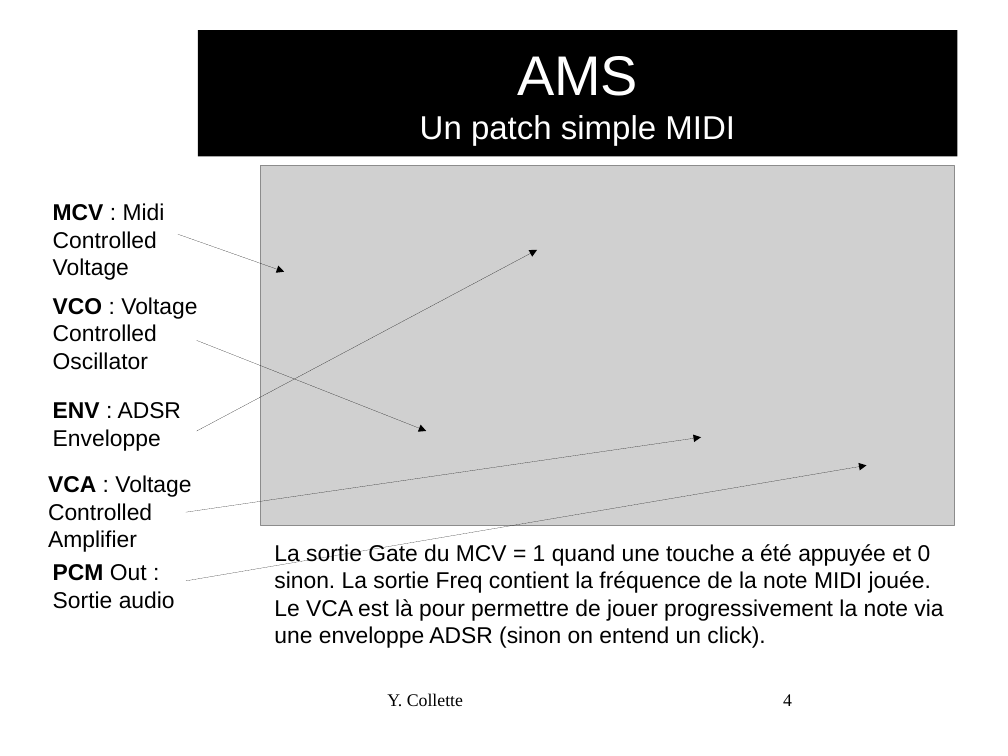
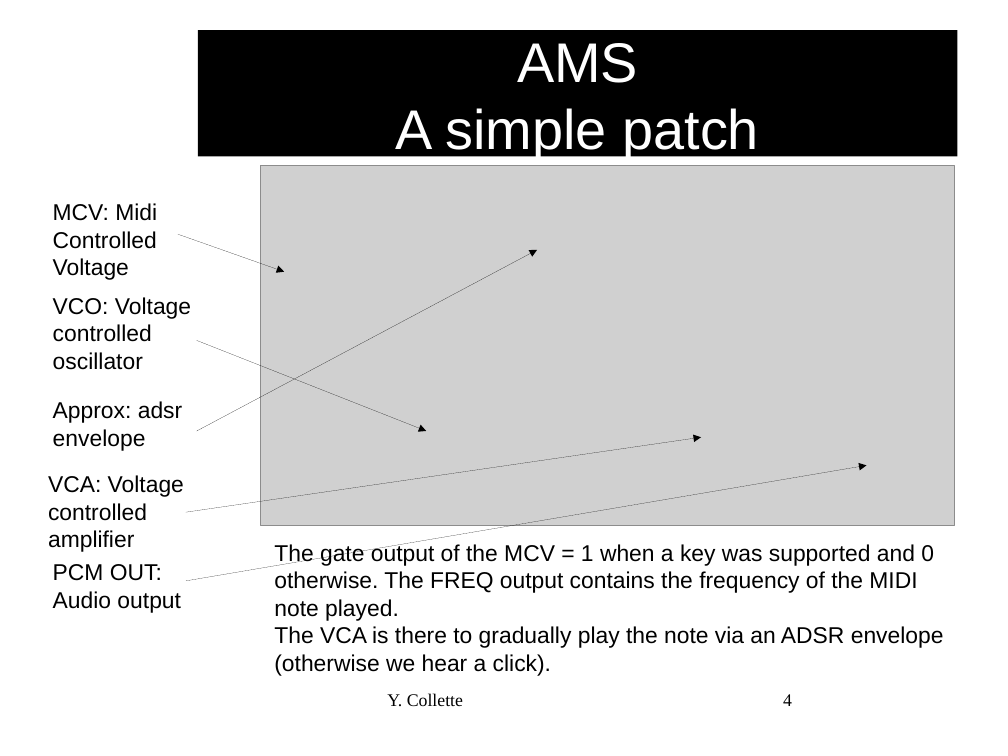
Before and after one commit to audinux/audinux.github.io, a slide deck: slide 4 of workshop/audio/AMS.odp. Drawn at 1008x756 pixels with LibreOffice and Linux fonts; fonts in the diff are those of the drawing; grey boxes stand for pictures; background and template pictures are left out. Boxes give left, top, right and bottom in pixels: in the first picture for what was removed or moved away, otherwise in the second. Text is boxed around its words. In the diff, an @@ line names an element or a change of style, - is before the commit and + after.

```diff
--- a/workshop/audio/AMS.odp
+++ b/workshop/audio/AMS.odp
@@ title at <box>396,43,759,159</box>: text changed; size 26 to 44 pt @@
-AMS
-Un patch simple MIDI
+AMS
+A simple patch
@@ text at <box>53,203,157,280</box>: spaces changed @@
-MCV : Midi Controlled Voltage
+MCV: Midi Controlled Voltage
@@ text at <box>53,297,191,370</box>: text changed @@
-VCO : Voltage Controlled Oscillator
+VCO: Voltage controlled oscillator
@@ text at <box>53,401,182,451</box>: text changed @@
-ENV : ADSR Enveloppe
+Approx: adsr envelope
@@ text at <box>48,475,184,552</box>: text changed @@
-VCA : Voltage Controlled Amplifier
+VCA: Voltage controlled amplifier
@@ text at <box>53,564,181,613</box>: text changed @@
-PCM Out : Sortie audio
+PCM OUT: Audio output
@@ text at <box>274,543,944,676</box>: text changed @@
-La sortie Gate du MCV = 1 quand une touche a été appuyée et 0 sinon. La sortie Freq contient la fréquence de la note MIDI jouée.
-Le VCA est là pour permettre de jouer progressivement la note via une enveloppe ADSR (sinon on entend un click).
+The gate output of the MCV = 1 when a key was supported and 0 otherwise. The FREQ output contains the frequency of the MIDI note played.
+The VCA is there to gradually play the note via an ADSR envelope (otherwise we hear a click).
```
Also in this commit, not shown: 3 other slides changed, 2 slides added, 2 slides removed, 4 other files.
